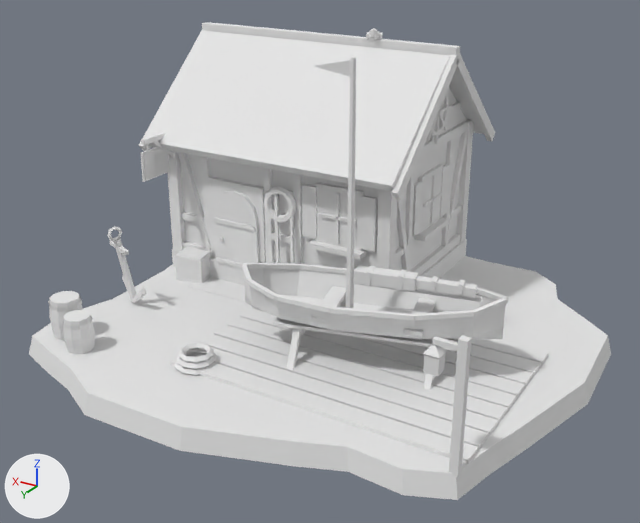
One commit to the FBX model Assets/Village/Models/Village_House_Sailing.fbx: the scene before it, then after it.
Both versions are drawn from a 50 mm camera at (-7.88, 13.49, 7.87) aimed at (-0.07, 0.48, 1.37). The lights are fixed; the arrows at lower left show +X, +Y and +Z. The older version comes first. Where no turn or scale is listed for an object, it has been applied to the vertices.

Script lines for the objects in view, before the commit:
```python
me_village_house_sailing = bpy.data.meshes.new('Village_House_Sailing')
me_village_house_sailing.from_pydata(...)  # 1841 vertices, 1440 faces; spans x -5.12..4.6, y -4.78..4.66, z -0.9..5.35
# faces by material slot: [1398, 6, 16, 10, 10]
me_village_house_sailing.materials.append(mat_polygonfantasykingdom_mat_01_a)  # its picture is missing
me_village_house_sailing.materials.append(mat_polygonfantasykingdom_mat_castle_wall)  # its picture is missing
me_village_house_sailing.materials.append(mat_village_wall_stucco)  # its picture is missing
me_village_house_sailing.materials.append(mat_village_stainedglass)  # its picture is missing
me_village_house_sailing.materials.append(mat_polygonfantasykingdom_mat_castle_roof)  # its picture is missing
ob_village_house_sailing = bpy.data.objects.new('Village_House_Sailing', me_village_house_sailing)
ob_village_house_sailing.location = (0.0, 0.0, 0.0)
```
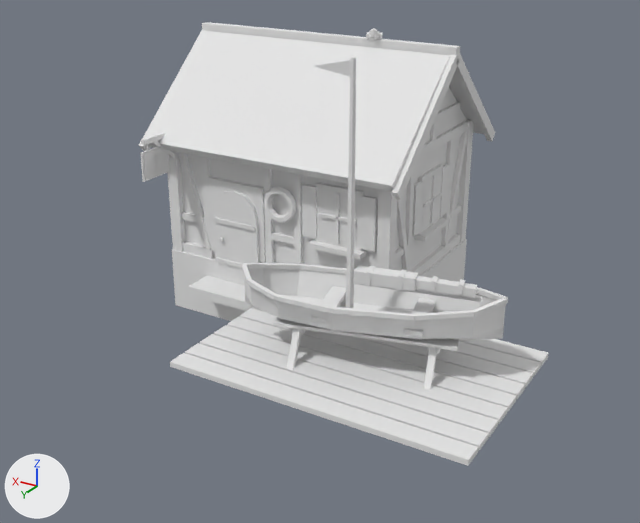
Boxes (x1, y1, x2, y2) around the edits, measured in the pictures (640 x 523 px):
'Village_House_Sailing', reshaped (30% narrower, 7% shorter)
    before: (29, 22, 611, 500)
    after: (139, 22, 549, 466)
part 1 of me_village_house_sailing, deleted
    before: (29, 86, 611, 500)

The change, as a diff of the scene's bpy script:
```diff
--- a/Assets/Village/Models/Village_House_Sailing.fbx.py
+++ b/Assets/Village/Models/Village_House_Sailing.fbx.py
@@ me_village_house_sailing @@
 # used by ob_village_house_sailing; location = (0.0, 0.0, 0.0)
-me_village_house_sailing.from_pydata(...)  # 1841 vertices, 1440 faces; spans x -5.12..4.6, y -4.78..4.66, z -0.9..5.35
+me_village_house_sailing.from_pydata(...)  # 1242 vertices, 938 faces; spans x -4.2..4.47, y -4.58..3.15, z -0.9..5.35
+# me_village_house_sailing part 1: 34 loose pieces with 599 vertices, spanning x -5.12..4.6, y -4.78..4.66, z -0.35..4.37, are deleted
 me_village_house_sailing.materials.append(mat_polygonfantasykingdom_mat_01_a)
```
